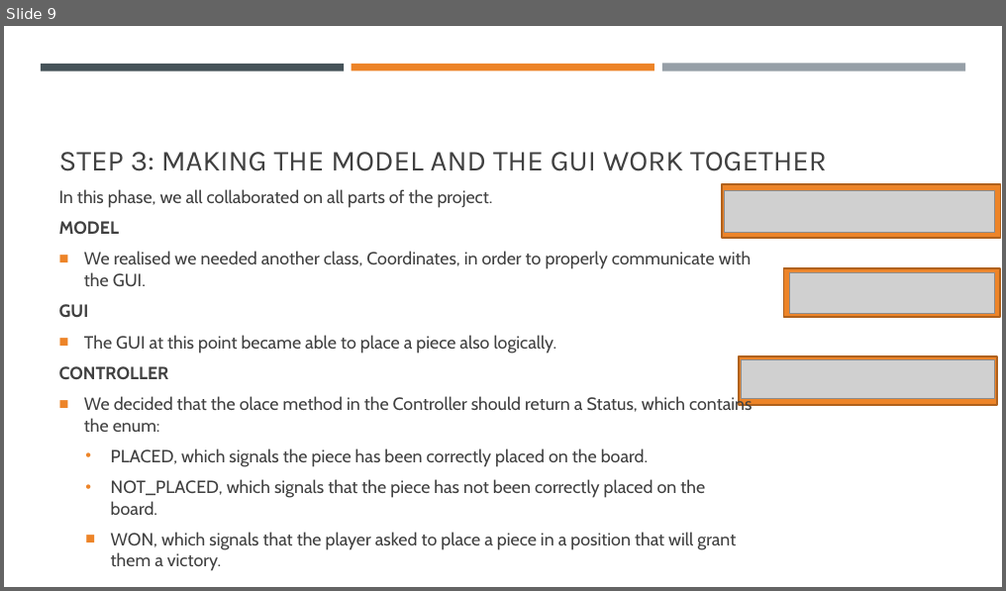
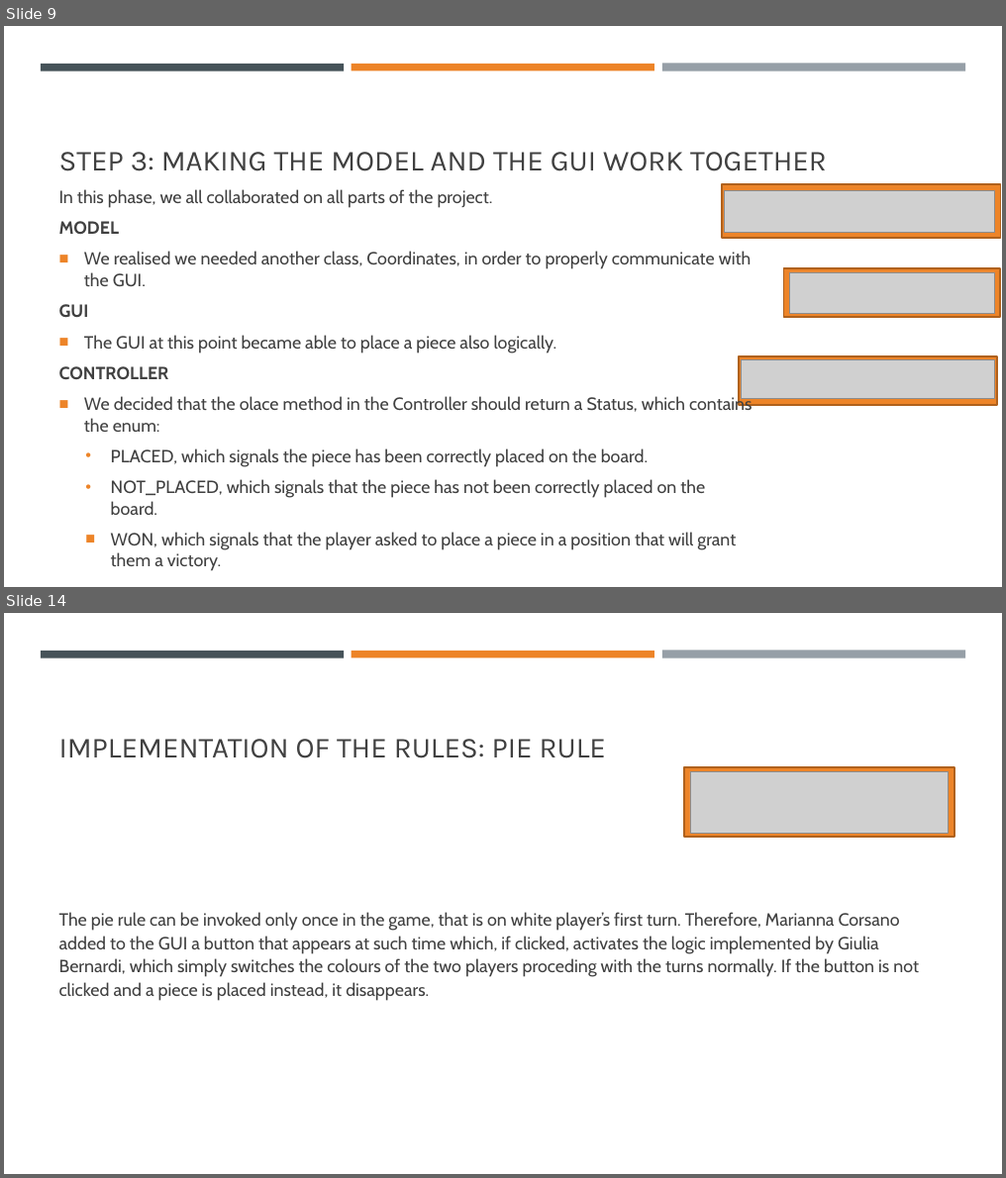
Before and after one commit to RodTol/Crossway, a slide deck: Crossway.pptx. Shown one above the other, each under a label of ours: slide 9 before the commit, slides 9 and 14 after it; the slides between them are not shown. The pictures are 1006x591 and 1006x1178 pixels, drawn with LibreOffice and Linux fonts; fonts in the diff are those of the drawing; grey boxes stand for pictures. Boxes give left, top, right and bottom in pixels: in the first picture for what was removed or moved away, otherwise in the second. Text is boxed around its words. In the diff, an @@ line names an element or a change of style, - is before the commit and + after.

```diff
--- a/Crossway.pptx
+++ b/Crossway.pptx
@@ slide 14 added at [4,613,1002,1174], background #FFFFFF; not listed: 3 template elements that a slide beside it also shows @@
@@ title added at [59,739,606,759], 28 pt, text #404040 @@
+IMPLEMENTATION OF THE RULES: PIE RULE
@@ rectangle added at [684,768,954,837], fill #ED8428, outline #AF621E 1.75 pt @@
@@ picture added at [690,771,948,833] @@
@@ text added at [59,912,919,1001], 17 pt, text #404040 @@
+The pie rule can be invoked only once in the game, that is on white player’s first turn. Therefore, Marianna Corsano added to the GUI a button that appears at such time which, if clicked, activates the logic implemented by Giulia Bernardi, which simply switches the colours of the two players proceding with the turns normally. If the button is not clicked and a piece is placed instead, it disappears.
```
Also in this commit, not shown: 1 slide changed, 10 other slides added.
